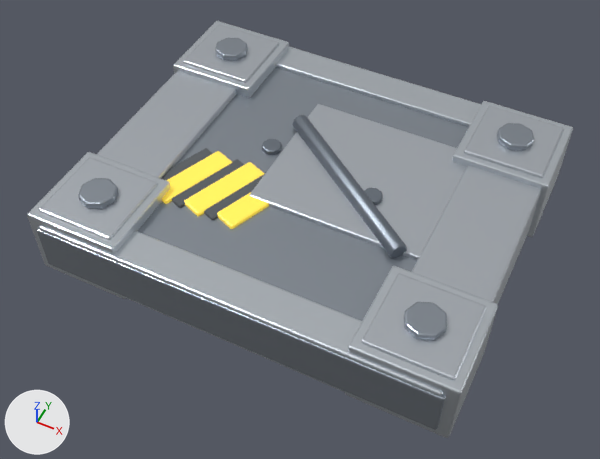
The FBX model Assets/GeneratedBaseItems/07_Armored_Titanium_Wall.fbx, before and after one commit.
Rendered twice from a 50 mm lens placed at (1.87, -2.58, 4.5), pointed at (0.0, 1.16, -0.17). Every picture has the same lights, and +X, +Y and +Z are marked at lower left. The first picture is the older version.

Before the edit, the objects in view are built like this:
```python
me_07_armored_titanium_wall_mesh_001 = bpy.data.meshes.new('07_Armored_Titanium_Wall_Mesh.001')
me_07_armored_titanium_wall_mesh_001.from_pydata(...)  # 2688 vertices, 2564 faces; spans x -1.58..1.58, y 0.05..2.71, z -0.35..0.35
# faces by material slot: [902, 324, 378, 636, 162, 162]
me_07_armored_titanium_wall_mesh_001.materials.append(mat_titanium___graphite_armor)  # grey #9ea6af
me_07_armored_titanium_wall_mesh_001.materials.append(mat_titanium___bright_bevel)  # light grey #d4dbe2
me_07_armored_titanium_wall_mesh_001.materials.append(mat_iron___scraped_edges)  # light grey #c8ced6
me_07_armored_titanium_wall_mesh_001.materials.append(mat_iron___dark_forged_steel)  # grey #7c848e
me_07_armored_titanium_wall_mesh_001.materials.append(mat_hazard___faded_amber)  # yellow #fadd59, glowing yellow #f9d33f
me_07_armored_titanium_wall_mesh_001.materials.append(mat_charcoal___blackened)  # dark grey #595d61
ob_07_armored_titanium_wall = bpy.data.objects.new('07_Armored_Titanium_Wall', me_07_armored_titanium_wall_mesh_001)
ob_07_armored_titanium_wall.location = (0.0, 0.0, 0.0)
```
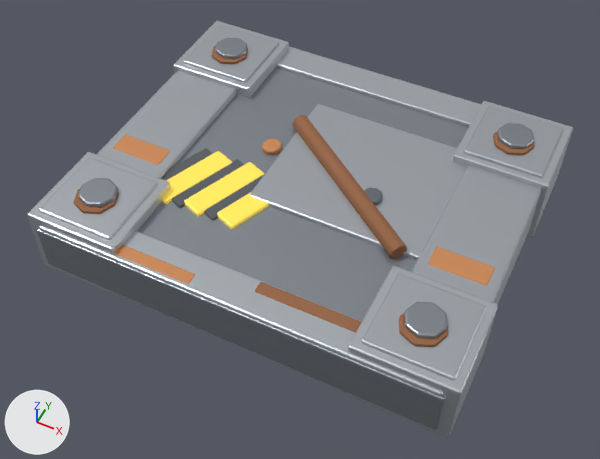
Pixel boxes [x1, y1, x2, y2] of what changed, in the pictures (600 x 459 px):
part 1 of me_07_armored_titanium_wall_mesh_001, added (brown)
    after: [255, 282, 361, 333]
part 2 of me_07_armored_titanium_wall_mesh_001, added (orange)
    after: [115, 245, 195, 284]
part 3 of me_07_armored_titanium_wall_mesh_001, added (orange)
    after: [428, 247, 495, 286]
part 4 of me_07_armored_titanium_wall_mesh_001, added (orange)
    after: [113, 135, 170, 165]
part 5 of me_07_armored_titanium_wall_mesh_001, built on
    after: [399, 312, 448, 347]
part 6 of me_07_armored_titanium_wall_mesh_001, built on
    after: [493, 131, 535, 155]
part 7 of me_07_armored_titanium_wall_mesh_001, built on
    after: [74, 188, 119, 214]
part 8 of me_07_armored_titanium_wall_mesh_001, built on
    after: [211, 46, 248, 64]
part 9 of me_07_armored_titanium_wall_mesh_001, recoloured (grey to brown)
    both: [292, 115, 407, 259]
part 10 of me_07_armored_titanium_wall_mesh_001, recoloured (grey to orange)
    both: [262, 139, 282, 155]

What the commit changed:
Material 'Rust | orange oxide' (mat_rust___orange_oxide) is new.
Its base color is (0.64, 0.28, 0.11) (orange #d1905d).
Its metallic is 0.32.
Its roughness is 0.76.
Material 'Rust | deep brown' (mat_rust___deep_brown) is new.
Its base color is (0.34, 0.15, 0.07) (brown #9e6c4b).
Its metallic is 0.24.
Its roughness is 0.84.
me_07_armored_titanium_wall_mesh_001 is used by ob_07_armored_titanium_wall; location (0.0, 0.0, 0.0).
me_07_armored_titanium_wall_mesh_001 had 2688 vertices, 2564 faces and spanned x -1.58..1.58, y 0.05..2.71, z -0.35..0.35.
me_07_armored_titanium_wall_mesh_001 now has 3808 vertices, 3628 faces and spans x -1.58..1.58, y 0.05..2.71, z -0.35..0.35.
me_07_armored_titanium_wall_mesh_001 part 1: the loose piece of 56 vertices spanning x -1.48..1.48, y 0.06..0.34, z -0.22..0.22 is copied, and the copy is scaled about its middle by (0.283, 0.319, 1.02), then moved by (0.55, 0.08, 0.0), in mat_rust___deep_brown (brown #9e6c4b); it spans x 0.12..0.98, y 0.23..0.33, z -0.22..0.22.
me_07_armored_titanium_wall_mesh_001 part 2: the loose piece of 56 vertices spanning x -1.48..1.48, y 0.06..0.34, z -0.22..0.22 is copied, and the copy is scaled about its middle by (0.249, 0.319, 1.02), then moved by (-0.65, -0.06, 0.0), in mat_rust___orange_oxide (orange #d1905d); it spans x -1.02..-0.28, y 0.09..0.19, z -0.22..0.22.
me_07_armored_titanium_wall_mesh_001 part 3: the loose piece of 56 vertices spanning x 0.98..1.54, y 0.78..1.98, z -0.24..0.24 is copied, and the copy is scaled about its middle by (0.743, 0.139, 1.02), then moved by (0.0, -0.36, 0.0), in mat_rust___orange_oxide (orange #d1905d); it spans x 1.05..1.47, y 0.93..1.11, z -0.25..0.25.
me_07_armored_titanium_wall_mesh_001 part 4: the loose piece of 56 vertices spanning x -1.54..-0.98, y 0.78..1.98, z -0.24..0.24 is copied, and the copy is scaled about its middle by (0.743, 0.139, 1.02), then moved by (0.0, -0.36, 0.0), in mat_rust___orange_oxide (orange #d1905d); it spans x -1.47..-1.05, y 0.93..1.11, z -0.25..0.25.
me_07_armored_titanium_wall_mesh_001 part 5: 2 vertices moved within x 1.22, y 0.57, z -0.3..0.3; 224 vertices added at x 1.06..1.38, y 0.25..0.57, z -0.32..0.32.
me_07_armored_titanium_wall_mesh_001 part 6: 2 vertices moved within x 1.22, y 2.45, z -0.3..0.3; 224 vertices added at x 1.06..1.38, y 2.13..2.45, z -0.32..0.32.
me_07_armored_titanium_wall_mesh_001 part 7: 2 vertices moved within x -1.22, y 0.57, z -0.3..0.3; 224 vertices added at x -1.38..-1.06, y 0.25..0.57, z -0.32..0.32.
me_07_armored_titanium_wall_mesh_001 part 8: 2 vertices moved within x -1.22, y 2.45, z -0.3..0.3; 224 vertices added at x -1.38..-1.06, y 2.13..2.45, z -0.32..0.32.
me_07_armored_titanium_wall_mesh_001 part 9: 212 faces spanning x -0.38..0.88, y 0.9..1.9, z -0.3..0.3 switch from mat_iron___dark_forged_steel (grey #7c848e) to mat_rust___deep_brown (brown #9e6c4b).
me_07_armored_titanium_wall_mesh_001 part 10: 212 faces spanning x -0.5..-0.34, y 1.44..1.6, z -0.23..0.23 switch from mat_iron___dark_forged_steel (grey #7c848e) to mat_rust___orange_oxide (orange #d1905d).
